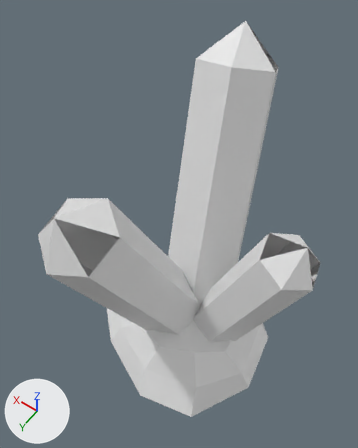
Two versions of the FBX model Defenders/Assets/Resource/Models/DiamondOreResource.fbx, one commit apart.
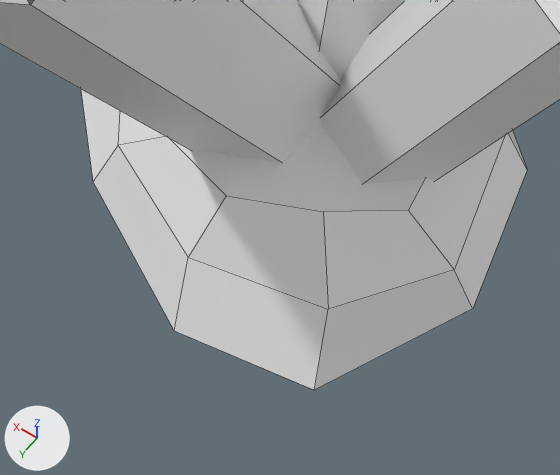
There are two pictures of each version: one whole from a 50 mm camera at (-2.93, 4.52, 10.79) aimed at (0.64, -0.47, 2.96), one close up on the part from 22% to 78% of the width and 62% to 100% of the height. Every picture has the same lights, and +X, +Y and +Z are marked at lower left. The close-ups show mesh edges as thin lines. Where no turn or scale is listed for an object, it has been applied to the vertices. Vertices at the same position are counted once.

The older version as bpy lines, for what is in view:
```python
me_cylinder = bpy.data.meshes.new('Cylinder')
me_cylinder.from_pydata(...)  # 14 vertices, 11 faces; spans x -0.66..1.41, y -0.67..2.43, z -0.28..5.01
me_cylinder_002 = bpy.data.meshes.new('Cylinder.002')
me_cylinder_002.from_pydata(...)  # 14 vertices, 11 faces; spans x -1.9..0.54, y -0.91..0.58, z -0.18..4.14
me_cylinder_003 = bpy.data.meshes.new('Cylinder.003')
me_cylinder_003.from_pydata(...)  # 27 vertices, 20 faces; spans x -1.91..1.99, y -1.78..1.98, z 0.0..1.26
ob_cylinder = bpy.data.objects.new('Cylinder', me_cylinder)
ob_cylinder.location = (0.18, 0.0, 0.346)
ob_cylinder_002 = bpy.data.objects.new('Cylinder.002', me_cylinder_002)
ob_cylinder_002.location = (-0.392, 0.0, 0.217)
ob_cylinder_003 = bpy.data.objects.new('Cylinder.003', me_cylinder_003)
ob_cylinder_003.location = (0.0, 0.0, 0.0)
# also in view: 'Cylinder.001' at (0.44, -1.47, 3.0)
```
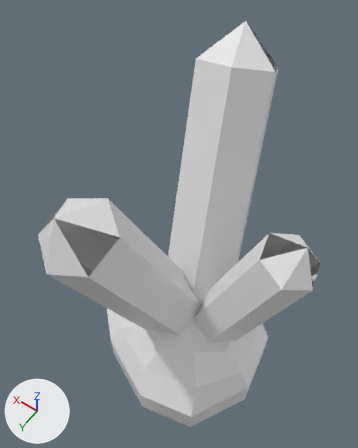
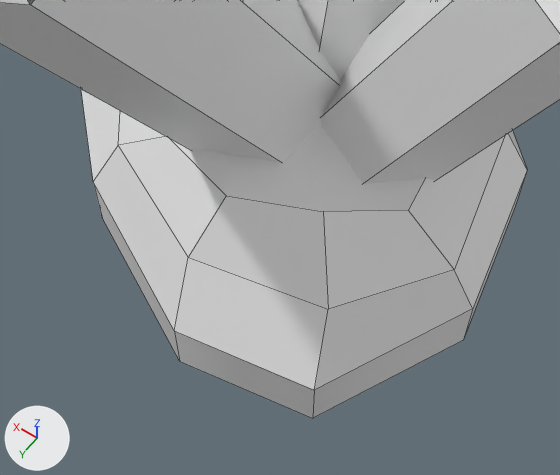
What differs and where, as boxes (x1, y1, x2, y2) in the close-ups (560 x 475 px):
```json
{"object": "Cylinder.003", "change": "reshaped", "before": [81, 89, 527, 390], "after": [81, 89, 527, 418], "on screen": "9% taller"}
{"part": 1, "of": "me_cylinder_003", "change": "built on", "after": [94, 174, 526, 418]}
```

Edits to the scene script, one JSON object a line:
```json
{"block": "me_cylinder_003", "where": "# used by ob_cylinder_003; location = (0.0, 0.0, 0.0)"}
{"op": "remove", "block": "me_cylinder_003", "code": "me_cylinder_003.from_pydata(...)  # 27 vertices, 20 faces; spans x -1.91..1.99, y -1.78..1.98, z 0.0..1.26"}
{"op": "add", "block": "me_cylinder_003", "code": "me_cylinder_003.from_pydata(...)  # 36 vertices, 29 faces; spans x -1.91..1.99, y -1.78..1.98, z -0.74..1.26"}
{"block": "me_cylinder_003", "change": "me_cylinder_003 part 1"}
{"block": "me_cylinder_003", "change": "1 face is deleted"}
{"block": "me_cylinder_003", "change": "9 new vertices lie (0.0, 0.0, -0.74) away from vertices in x -1.91..1.99, y -1.78..1.98, z 0.0"}
{"block": "me_cylinder_003", "change": "10 new faces join them"}
```
